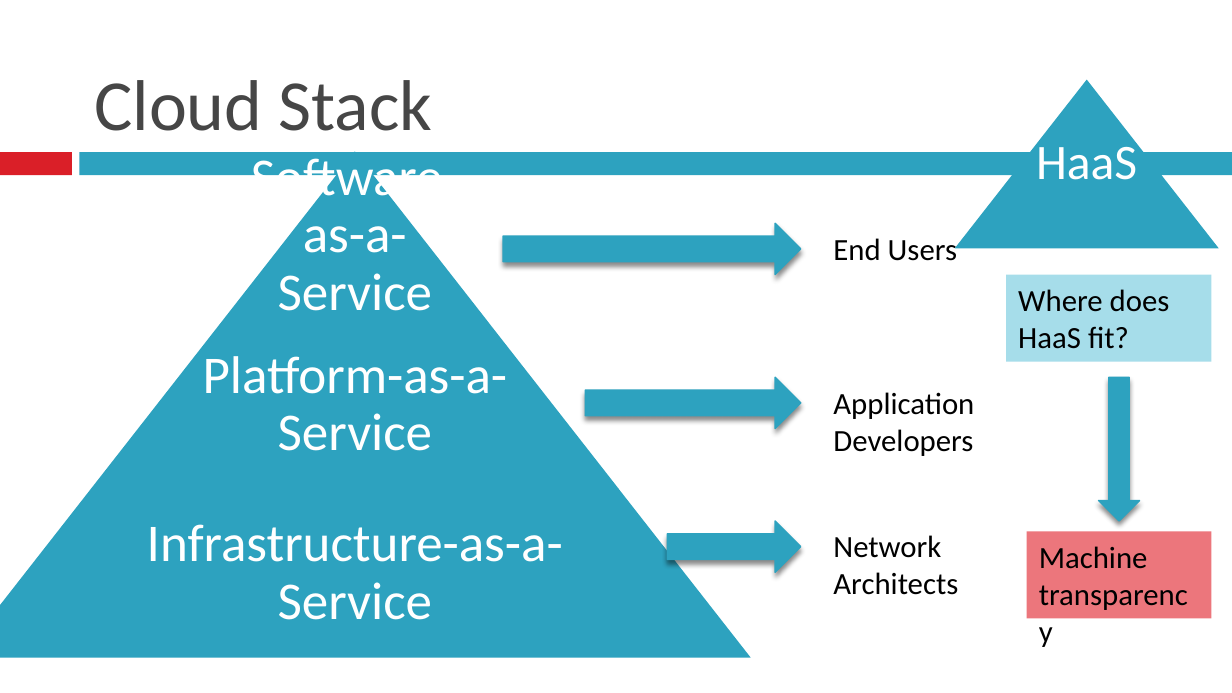
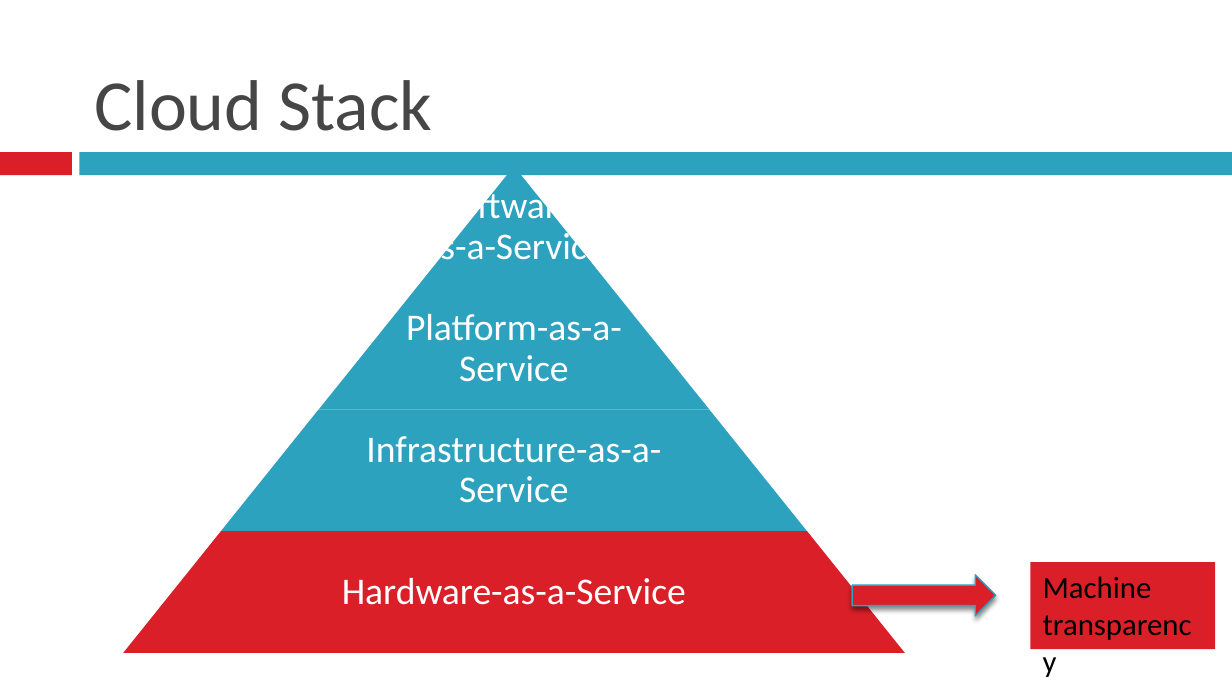
Before and after one commit to BU-EC500-SP15/moc-gui-plugins, a slide deck: slide 4 of MOCUIPlugin-final.pptx (slide 3 before the commit). Drawn at 1232x693 pixels with LibreOffice and Linux fonts; fonts in the diff are those of the drawing. Boxes give left, top, right and bottom in pixels: in the first picture for what was removed or moved away, otherwise in the second. Text is boxed around its words. In the diff, an @@ line names an element or a change of style, - is before the commit and + after.

Commit message:
slides

```diff
--- a/MOCUIPlugin-final.pptx
+++ b/MOCUIPlugin-final.pptx
@@ trapezoid removed at (x1=955, y1=80, x2=1218, y2=249) @@
@@ text removed at (x1=1036, y1=139, x2=1137, y2=180) @@
-HaaS
@@ text "Software-as-a-Service" moved from (x1=251, y1=151, x2=459, y2=311) to (x1=422, y1=187, x2=605, y2=269) @@
@@ trapezoid resized from (x1=223, y1=152, x2=487, y2=320) to (x1=416, y1=166, x2=612, y2=288) @@
@@ trapezoid at (x1=416, y1=166, x2=612, y2=288): proportions changed @@
@@ right arrow removed at (x1=503, y1=223, x2=801, y2=275) @@
@@ text removed at (x1=833, y1=238, x2=957, y2=261) @@
-End Users
@@ trapezoid added at (x1=319, y1=288, x2=710, y2=410), fill #2DA2BF @@
@@ text "Platform-as-a-Service" moved from (x1=203, y1=356, x2=508, y2=451) to (x1=406, y1=314, x2=622, y2=382) @@
@@ rectangle removed at (x1=1007, y1=275, x2=1212, y2=362) @@
-Where does HaaS fit?
@@ right arrow removed at (x1=585, y1=377, x2=801, y2=429) @@
@@ down arrow removed at (x1=1099, y1=377, x2=1140, y2=521) @@
@@ trapezoid at (x1=221, y1=409, x2=807, y2=531): proportions changed @@
@@ trapezoid resized from (x1=91, y1=320, x2=620, y2=489) to (x1=221, y1=409, x2=807, y2=531) @@
@@ size 31 to 22 pt; less space between paragraphs in 3 elements at (x1=422, y1=187, x2=605, y2=269), (x1=406, y1=314, x2=622, y2=382), (x1=366, y1=436, x2=661, y2=503) @@
@@ text "Infrastructure-as-a-Service" moved from (x1=147, y1=524, x2=563, y2=620) to (x1=366, y1=436, x2=661, y2=503) @@
@@ text removed at (x1=833, y1=392, x2=974, y2=456) @@
-Application Developers
@@ trapezoid resized from (x1=0, y1=489, x2=752, y2=658) to (x1=123, y1=531, x2=904, y2=653) @@
@@ trapezoid at (x1=123, y1=531, x2=904, y2=653): fill #2DA2BF to #DA1F28; proportions changed @@
@@ right arrow removed at (x1=668, y1=521, x2=801, y2=573) @@
@@ text removed at (x1=833, y1=535, x2=958, y2=595) @@
-Network
-Architects
@@ rectangle "Machine transparency" moved from (x1=1026, y1=531, x2=1211, y2=618) to (x1=1030, y1=562, x2=1215, y2=649) @@
@@ rectangle "Machine transparency" at (x1=1030, y1=562, x2=1215, y2=649): fill #EC767C to #DA1F28 @@
@@ text added at (x1=342, y1=578, x2=686, y2=605), 22 pt, text #FFFFFF @@
+Hardware-as-a-Service
@@ down arrow added at (x1=851, y1=575, x2=995, y2=616), fill #DA1F28, outline #2DA2BF 0.79 pt @@
```
Also in this commit, not shown: 1 other slide changed.
